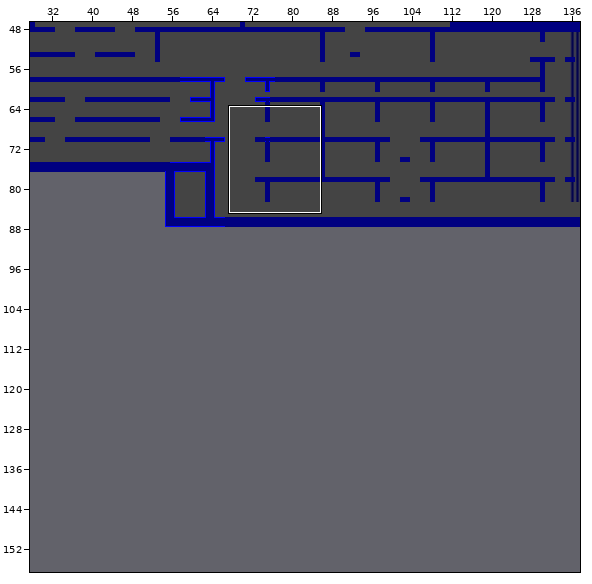
Level history. Tiled map: public/map.tmx. The picture above shows the old version from afar; the outline marks the close-up.
Close-up. Old version:
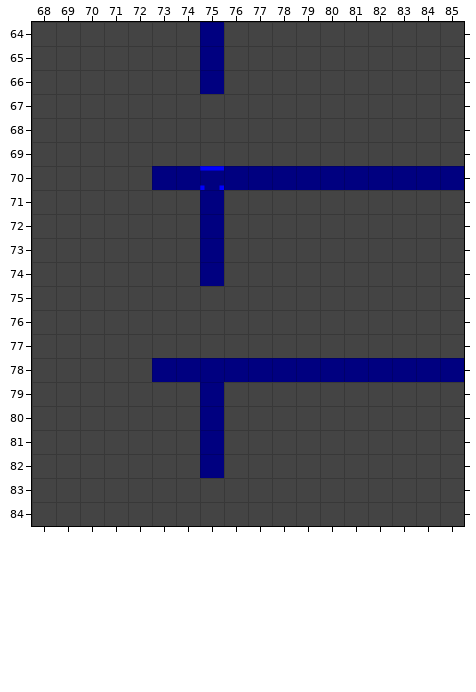
Cells are 32x32 px. Shown: x 68..85, y 64..84. The commit also changed other parts of the map, which this record leaves out.
And afterwards:
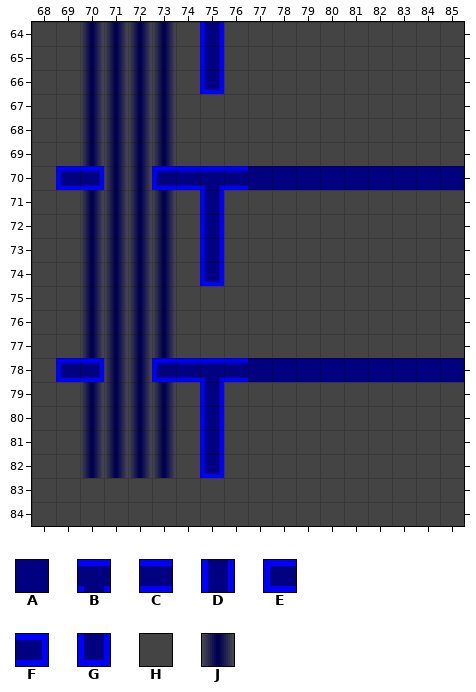
Key: from "tiles": A 0, B 9, C 11, D 11 turned 270, E 12, F 12 turned 180, G 12 turned 270, H 16, J 17.
_ is an empty cell.
Diff:
Layer "background":
Tile H gives way to one hidden under a higher layer in row 70 at x 70; in row 78 at x 70.
Tile J replaces tile H in rows 64 to 69 at x 70 to 73; in row 70 at x 71 to 72; in rows 71 to 77 at x 70 to 73; in row 78 at x 71 to 72; in rows 79 to 82 at x 70 to 73.
Layer "physics":
Tile B replaces tile A in row 78 at x 75.
Tile C replaces tile A in row 70 at x 74 and 76; in row 78 at x 74 and 76.
Tile D replaces tile A in rows 64 to 65 at x 75; in rows 71 to 73 at x 75; in rows 79 to 81 at x 75.
Tile E replaces tile A in row 70 at x 73; in row 78 at x 73.
Tile E is added in row 70 at x 69; in row 78 at x 69.
Tile F is added in row 70 at x 70; in row 78 at x 70.
Tile G replaces tile A in row 66 at x 75; in row 74 at x 75; in row 82 at x 75.
Changed places in both close-ups, as pixel boxes (x1, y1, x2, y2):
changed: (56, 22, 248, 478)
